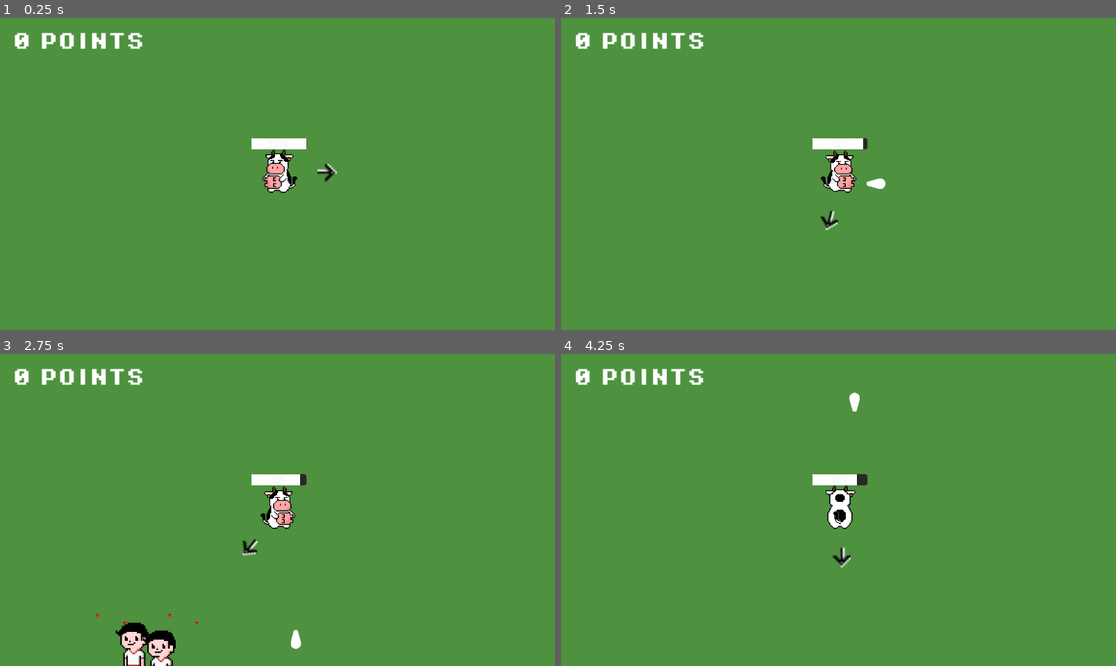
Above: before the commit, frames 1-4 (two rows, left to right).
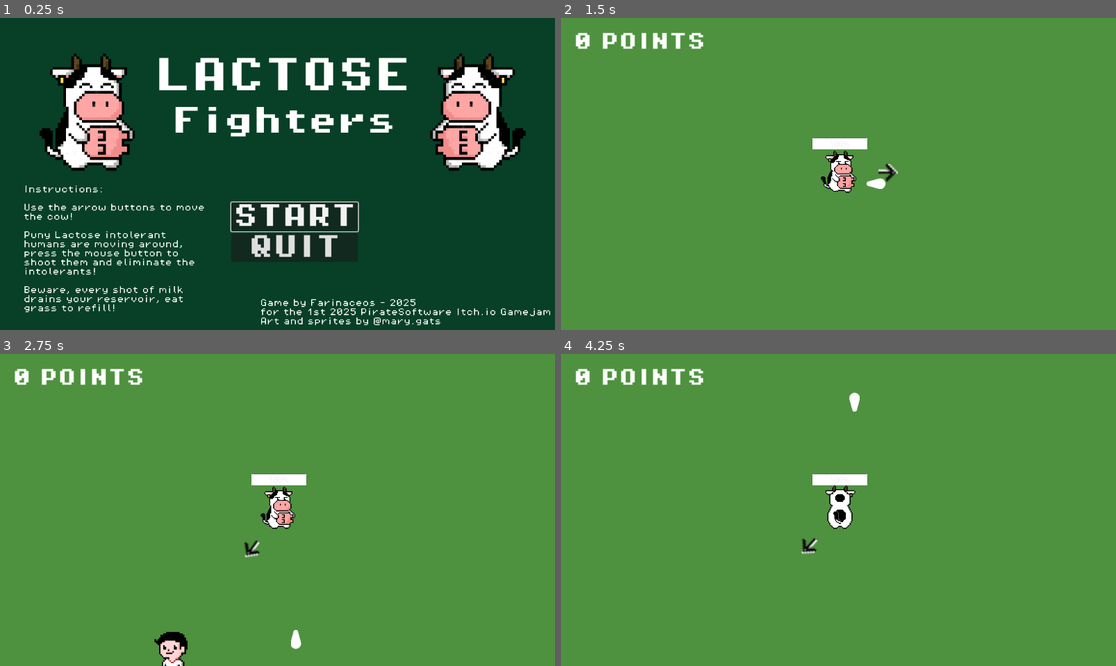
Above: after the commit, the same moments.

Repository: farinaceos/LactoseSurvivors
Game: Godot game, scene res://SCENES/menu.tscn
Same seed, same stepped clock (60 frames per second), same inputs: the game is played once before the commit and once after it. Before the commit the project starts from res://SCENES/GAME.tscn.
Inputs (mouse positions are in pixels of both pictures, inside the frame that each line leads up to):
- Up to frame 1 (0.25 s): no input
- Up to frame 2 (1.5 s): click (855, 217) at 0.5 s, where only the run after the commit has a clickable "START"; hold Right (ui_right) from 1.28 s (still down); tap Ctrl (SHOOT) at 1.35 s
- Up to frame 3 (2.75 s): release Right (ui_right) at 2.03 s; hold Down (ui_down) from 2.03 s (still down); tap Ctrl (SHOOT) at 2.1 s
- Up to frame 4 (4.25 s): release Down (ui_down) at 2.78 s; hold Right (ui_right) 2.78-3.53 s; tap Ctrl (SHOOT) at 2.85, 3.6 s; hold Up (ui_up) from 3.53 s (still down)

The runs differ from the first frame. In frame 1, 100% of the frame differs, in the area x 0-100%, y 0-100%; in frame 2, 0.2%; in frame 3, 1.4%; in frame 4, 0.3%.

Commit message:
Added Menu, Fixed a bit of the animations, implemented heal function that is to be implemented

Diff:
--- a/SCENES/COW.gd
+++ b/SCENES/COW.gd
@@ -2,19 +2,18 @@
 
 @onready var vaca = $AnimatedSprite2D
 @onready var shoot_marker = $SHOOTING_AUX
-@onready var GameManager = $"res://SCRIPTS/GAME_MANAGER.gd"
 
-const MILK_COST = 4
+const MILK_COST = 3
 var max_health = 100.0
 var health = max_health
 const SPEED = 300
 var facing_direction = Vector2.LEFT  # Default facing direction
 signal health_depleted
+var heal_value = 30
 # Trying this function to make the shoot go to the specified direction
 func _physics_process(delta):
 	%ProgressBar.value = health
 	%ProgressBar.max_value = max_health
-
 
 	var direction = Input.get_vector("ui_left", "ui_right", "ui_up", "ui_down")
 	velocity = direction * SPEED
@@ -58,8 +57,8 @@
 		print('atirei')
 		shoot()
 
-
-
+	if Input.is_action_just_pressed("HEAL"):
+		heal()
 
 func shoot():
 	const BULLET = preload("res://SCENES/milk.tscn")
@@ -68,5 +67,11 @@
 	new_bullet.global_position = shoot_marker.global_position
 	new_bullet.global_rotation = facing_direction.angle()
 	new_bullet.direction = facing_direction
+
 	# FILHO DA PUTA!!!! SEMPRE USA O GET_PARENT CACETE!!!! PERDEU DIAS NESSA BURRICE!!!
 	get_parent().add_child(new_bullet)
+
+func heal():
+	health += heal_value
+	if max_health < health:
+		max_health = health
--- a/SCENES/COW.tscn
+++ b/SCENES/COW.tscn
@@ -240,6 +240,7 @@
 theme_override_styles/fill = SubResource("StyleBoxFlat_b1qa7")
 step = 1.0
 value = 100.0
+allow_greater = true
 allow_lesser = true
 
 [node name="Arrow" parent="." instance=ExtResource("12_y08n8")]
--- a/SCENES/MOB.tscn
+++ b/SCENES/MOB.tscn
@@ -1,63 +1,63 @@
 [gd_scene load_steps=12 format=3 uid="uid://cntq3ra3cx88h"]
 
 [ext_resource type="Script" path="res://SCRIPTS/mob.gd" id="1_psp1h"]
-[ext_resource type="Texture2D" uid="uid://dwinh0mvytgqd" path="res://ASSETS/MOB/IMG_0037.PNG" id="2_j5kam"]
+[ext_resource type="Texture2D" uid="uid://cpss3fwoubefs" path="res://ASSETS/MOB/THETHE.PNG" id="2_frbx0"]
 
-[sub_resource type="AtlasTexture" id="AtlasTexture_kpa6b"]
-atlas = ExtResource("2_j5kam")
+[sub_resource type="AtlasTexture" id="AtlasTexture_x2vnf"]
+atlas = ExtResource("2_frbx0")
+region = Rect2(500, 500, 500, 500)
+
+[sub_resource type="AtlasTexture" id="AtlasTexture_s1xdt"]
+atlas = ExtResource("2_frbx0")
 region = Rect2(0, 500, 500, 500)
 
-[sub_resource type="AtlasTexture" id="AtlasTexture_kwnh8"]
-atlas = ExtResource("2_j5kam")
-region = Rect2(500, 500, 500, 500)
-
-[sub_resource type="AtlasTexture" id="AtlasTexture_ah4lv"]
-atlas = ExtResource("2_j5kam")
+[sub_resource type="AtlasTexture" id="AtlasTexture_kfxem"]
+atlas = ExtResource("2_frbx0")
 region = Rect2(1000, 500, 500, 500)
 
-[sub_resource type="AtlasTexture" id="AtlasTexture_uogik"]
-atlas = ExtResource("2_j5kam")
+[sub_resource type="AtlasTexture" id="AtlasTexture_jyqo5"]
+atlas = ExtResource("2_frbx0")
+region = Rect2(500, 0, 500, 500)
+
+[sub_resource type="AtlasTexture" id="AtlasTexture_17v62"]
+atlas = ExtResource("2_frbx0")
 region = Rect2(0, 0, 500, 500)
 
-[sub_resource type="AtlasTexture" id="AtlasTexture_y735r"]
-atlas = ExtResource("2_j5kam")
-region = Rect2(500, 0, 500, 500)
-
-[sub_resource type="AtlasTexture" id="AtlasTexture_loovd"]
-atlas = ExtResource("2_j5kam")
+[sub_resource type="AtlasTexture" id="AtlasTexture_w4d2s"]
+atlas = ExtResource("2_frbx0")
 region = Rect2(1000, 0, 500, 500)
 
 [sub_resource type="SpriteFrames" id="SpriteFrames_j68dw"]
 animations = [{
 "frames": [{
 "duration": 1.0,
-"texture": SubResource("AtlasTexture_kpa6b")
+"texture": SubResource("AtlasTexture_x2vnf")
 }, {
 "duration": 1.0,
-"texture": SubResource("AtlasTexture_kwnh8")
+"texture": SubResource("AtlasTexture_s1xdt")
 }, {
 "duration": 1.0,
-"texture": SubResource("AtlasTexture_kpa6b")
+"texture": SubResource("AtlasTexture_kfxem")
 }, {
 "duration": 1.0,
-"texture": SubResource("AtlasTexture_ah4lv")
+"texture": SubResource("AtlasTexture_s1xdt")
 }],
 "loop": false,
 "name": &"DAMAGE",
-"speed": 5.0
+"speed": 4.0
 }, {
 "frames": [{
 "duration": 1.0,
-"texture": SubResource("AtlasTexture_uogik")
+"texture": SubResource("AtlasTexture_jyqo5")
 }, {
 "duration": 1.0,
-"texture": SubResource("AtlasTexture_y735r")
+"texture": SubResource("AtlasTexture_17v62")
 }, {
 "duration": 1.0,
-"texture": SubResource("AtlasTexture_uogik")
+"texture": SubResource("AtlasTexture_w4d2s")
 }, {
 "duration": 1.0,
-"texture": SubResource("AtlasTexture_loovd")
+"texture": SubResource("AtlasTexture_17v62")
 }],
 "loop": true,
 "name": &"WALKING",
--- /dev/null
+++ b/SCENES/menu.tscn
@@ -0,0 +1,133 @@
+[gd_scene load_steps=8 format=3 uid="uid://jsqltluk8kt3"]
+
+[ext_resource type="Script" path="res://menu.gd" id="1_fejqv"]
+[ext_resource type="Texture2D" uid="uid://pr5ru3upcnvs" path="res://ASSETS/COW/HICOWRI.PNG" id="2_uvrlu"]
+[ext_resource type="FontFile" uid="uid://iakbob10ex5" path="res://ASSETS/fonts/PixelOperator8-Bold.ttf" id="3_er7i2"]
+[ext_resource type="FontFile" uid="uid://cnhcrcpgqgrq0" path="res://ASSETS/fonts/PixelOperator8.ttf" id="4_hh6jr"]
+
+[sub_resource type="AtlasTexture" id="AtlasTexture_tccqr"]
+atlas = ExtResource("2_uvrlu")
+region = Rect2(6, 2000, 498, 500)
+
+[sub_resource type="AtlasTexture" id="AtlasTexture_0q3nq"]
+atlas = ExtResource("2_uvrlu")
+region = Rect2(1500, 2000, 498, 500)
+
+[sub_resource type="SpriteFrames" id="SpriteFrames_g7yle"]
+animations = [{
+"frames": [{
+"duration": 1.0,
+"texture": SubResource("AtlasTexture_tccqr")
+}, {
+"duration": 1.0,
+"texture": SubResource("AtlasTexture_0q3nq")
+}],
+"loop": true,
+"name": &"1",
+"speed": 2.0
+}]
+
+[node name="Menu" type="Control"]
+layout_mode = 3
+anchors_preset = 15
+anchor_right = 1.0
+anchor_bottom = 1.0
+grow_horizontal = 2
+grow_vertical = 2
+script = ExtResource("1_fejqv")
+
+[node name="ColorRect" type="ColorRect" parent="."]
+layout_mode = 0
+offset_right = 1152.0
+offset_bottom = 648.0
+color = Color(0.0291649, 0.251366, 0.152611, 1)
+
+[node name="AnimatedSprite2D" type="AnimatedSprite2D" parent="."]
+position = Vector2(186, 190)
+scale = Vector2(0.551, 0.551)
+sprite_frames = SubResource("SpriteFrames_g7yle")
+animation = &"1"
+autoplay = "1"
+frame_progress = 0.739475
+
+[node name="AnimatedSprite2D2" type="AnimatedSprite2D" parent="."]
+position = Vector2(987, 190)
+scale = Vector2(0.551, 0.551)
+sprite_frames = SubResource("SpriteFrames_g7yle")
+animation = &"1"
+autoplay = "1"
+frame_progress = 0.636868
+flip_h = true
+
+[node name="Lactose" type="Label" parent="."]
+layout_mode = 0
+offset_left = 321.0
+offset_top = 83.0
+offset_right = 853.0
+offset_bottom = 160.0
+theme_override_fonts/font = ExtResource("3_er7i2")
+theme_override_font_sizes/font_size = 76
+text = "LACTOSE"
+horizontal_alignment = 1
+vertical_alignment = 1
+uppercase = true
+
+[node name="Fighters" type="Label" parent="Lactose"]
+offset_left = 34.0
+offset_top = 94.0
+offset_right = 504.0
+offset_bottom = 171.0
+theme_override_fonts/font = ExtResource("3_er7i2")
+theme_override_font_sizes/font_size = 61
+text = "Fighters"
+horizontal_alignment = 1
+vertical_alignment = 1
+
+[node name="VBoxContainer" type="VBoxContainer" parent="."]
+layout_mode = 0
+offset_left = 480.0
+offset_top = 328.0
+offset_right = 743.0
+offset_bottom = 563.0
+alignment = 1
+
+[node name="Button" type="Button" parent="VBoxContainer"]
+layout_mode = 2
+theme_override_fonts/font = ExtResource("3_er7i2")
+theme_override_font_sizes/font_size = 51
+text = "START"
+
+[node name="Button2" type="Button" parent="VBoxContainer"]
+layout_mode = 2
+theme_override_fonts/font = ExtResource("3_er7i2")
+theme_override_font_sizes/font_size = 51
+text = "QUIT"
+
+[node name="Assinatura" type="Label" parent="."]
+layout_mode = 0
+offset_left = 540.0
+offset_top = 584.0
+offset_right = 1144.0
+offset_bottom = 638.0
+theme_override_fonts/font = ExtResource("4_hh6jr")
+text = "Game by Farinaceos - 2025
+for the 1st 2025 PirateSoftware Itch.io Gamejam
+Art and sprites by @mary.gats"
+
+[node name="Assinatura2" type="Label" parent="."]
+offset_left = 49.0
+offset_top = 348.0
+offset_right = 442.0
+offset_bottom = 566.0
+theme_override_fonts/font = ExtResource("4_hh6jr")
+text = "Instructions:
+
+Use the arrow buttons to move the cow!
+
+Puny Lactose intolerant humans are moving around, press the mouse button to shoot them and eliminate the intolerants!
+
+Beware, every shot of milk drains your reservoir, eat grass to refill!"
+autowrap_mode = 2
+
+[connection signal="pressed" from="VBoxContainer/Button" to="." method="_on_button_pressed"]
+[connection signal="pressed" from="VBoxContainer/Button2" to="." method="_on_button_2_pressed"]
--- a/SCRIPTS/mob.gd
+++ b/SCRIPTS/mob.gd
@@ -9,7 +9,6 @@
 var run = false
 
 func _physics_process(delta: float) -> void:
-	print(run)
 	if run:
 		var direction = global_position.direction_to(player.global_position)
 		#velocity = (direction) * SPEED 				#DEBUG USE
@@ -27,6 +26,8 @@
 
 func _on_tree_exited() -> void:
 	GameManager.score += 1
+	if randf() > drop_rate:
+		print("drop")
 
 func _on_area_2d_body_entered(body: Node2D) -> void:
 	run = true
--- /dev/null
+++ b/menu.gd
@@ -0,0 +1,10 @@
+extends Control
+
+func _ready() -> void:
+	$VBoxContainer/Button.grab_focus()
+
+func _on_button_pressed() -> void:
+	get_tree().change_scene_to_file("res://SCENES/GAME.tscn")
+
+func _on_button_2_pressed() -> void:
+	get_tree().quit()
--- a/project.godot
+++ b/project.godot
@@ -11,7 +11,12 @@
 [application]
 
 config/name="LactoseSurvivors"
-run/main_scene="res://SCENES/GAME.tscn"
+config/description="Action game made for the 1st 2025 PirateSoftware Gamejam on Itch.io
+Made in two weeks with the theme \"You are the weapon\"
+
+"
+config/version="0.1"
+run/main_scene="res://SCENES/menu.tscn"
 config/features=PackedStringArray("4.3", "Forward Plus")
 config/icon="res://icon.svg"
 
@@ -33,3 +38,8 @@
 , Object(InputEventMouseButton,"resource_local_to_scene":false,"resource_name":"","device":-1,"window_id":0,"alt_presse …(248 unchanged characters)…
 ]
 }
+HEAL={
+"deadzone": 0.5,
+"events": [Object(InputEventKey,"resource_local_to_scene":false,"resource_name":"","device":-1,"window_id":0,"alt_pressed":false,"shift_pressed":false,"ctrl_pressed":false,"meta_pressed":false,"pressed":false,"keycode":0,"physical_keycode":4194326,"key_label":0,"unicode":0,"location":0,"echo":false,"script":null)
+]
+}
